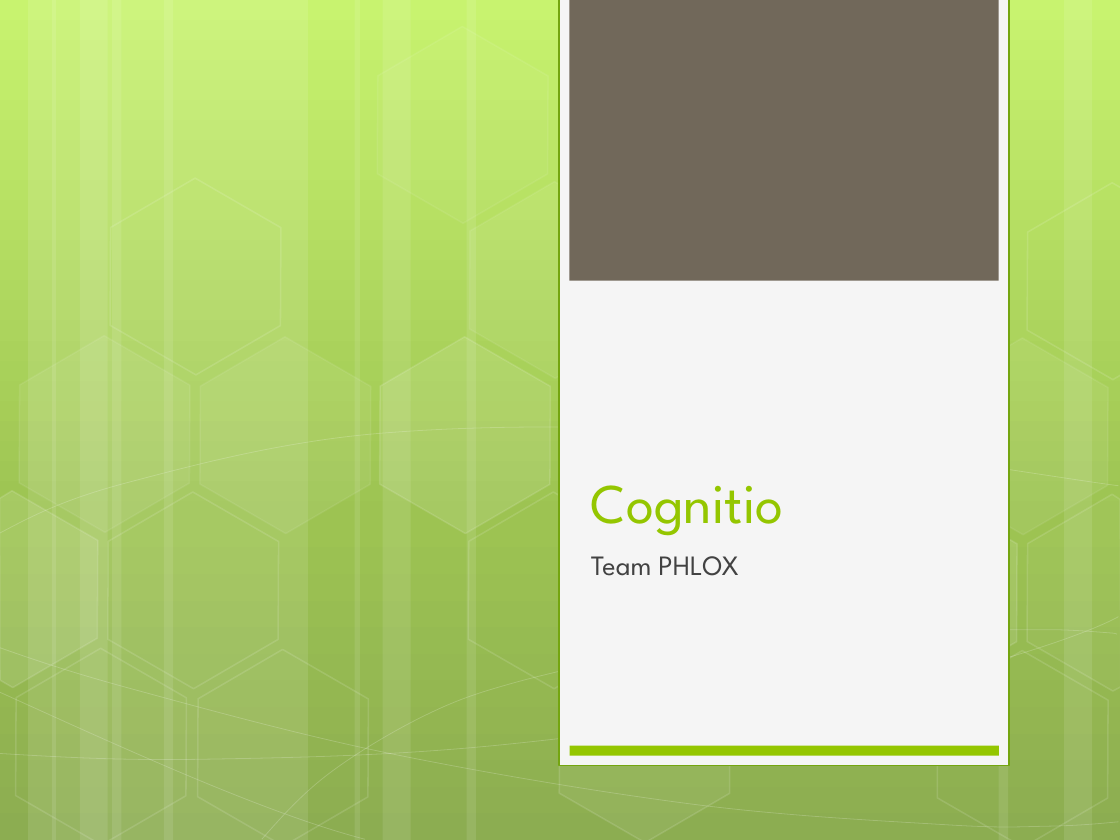
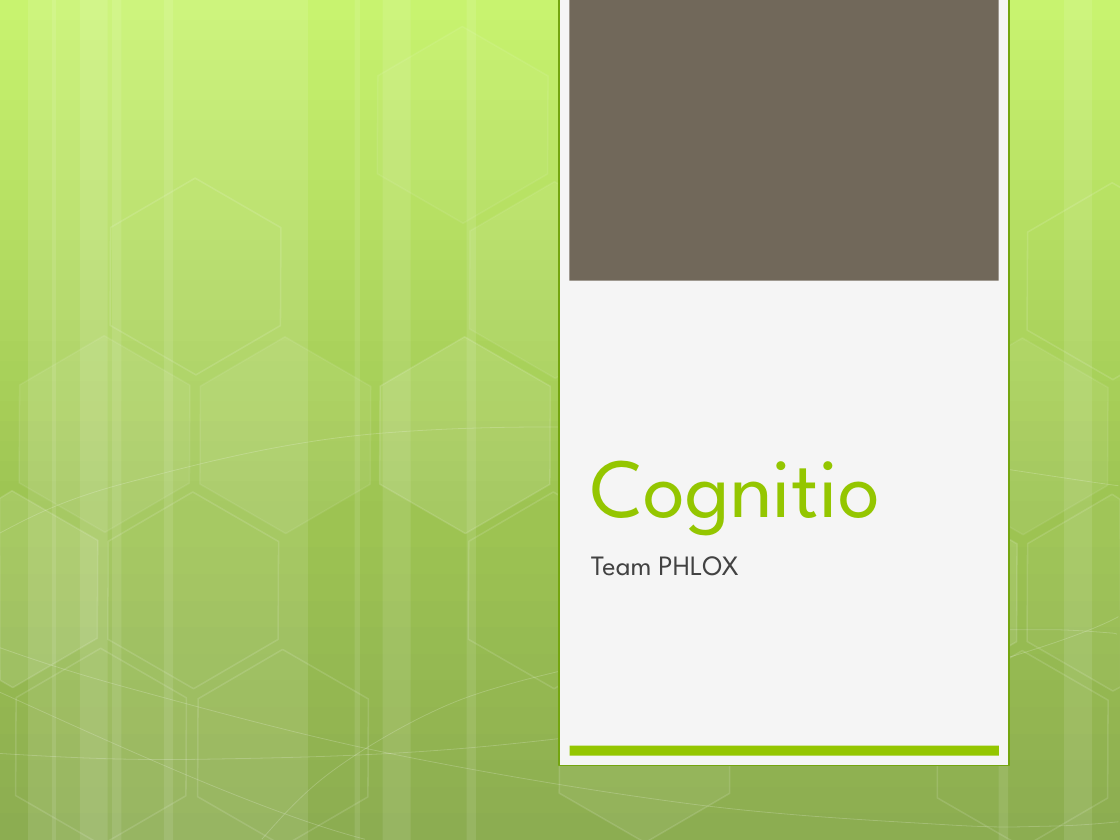
Before and after one commit to TeamPhlox/Cognitio, a slide deck: slide 1 of cognitio.pptx. Drawn at 1120x840 pixels with LibreOffice and Linux fonts; fonts in the diff are those of the drawing. Boxes give left, top, right and bottom in pixels: in the first picture for what was removed or moved away, otherwise in the second. Text is boxed around its words. In the diff, an @@ line names an element or a change of style, - is before the commit and + after.

```diff
--- a/cognitio.pptx
+++ b/cognitio.pptx
@@ title "Cognitio" at bbox=[591, 460, 880, 536]: size 36 to 54 pt @@
```
Also in this commit, not shown: 2 other slides changed, 2 slides removed.
